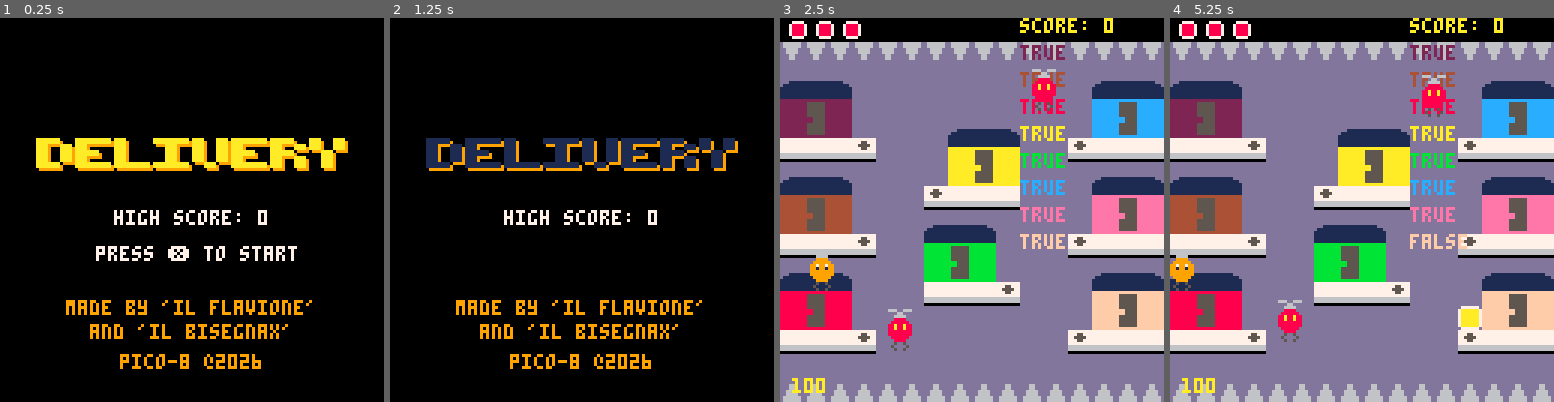
Above: before the commit, frames 1-4 (left to right).
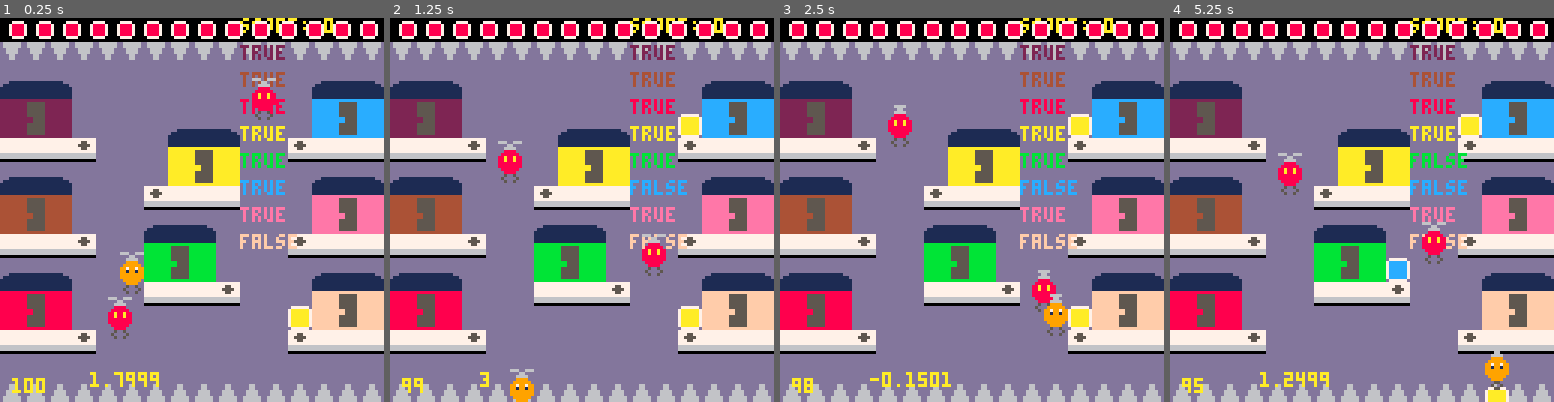
Above: after the commit, the same moments.

Repository: FlavioIero/Delivery
Game: PICO-8 cartridge atari.p8
Same seed, same stepped clock (60 frames per second), same inputs: the game is played once before the commit and once after it.
Inputs:
- Up to frame 1 (0.25 s): no input
- Up to frame 2 (1.25 s): tap X (X key) at 0.33, 1.07 s; tap O (Z key) at 0.7 s
- Up to frame 3 (2.5 s): hold Right 1.6-2.1 s; tap O (Z key) at 1.7, 2.1 s; tap X (X key) at 1.85 s; hold Up 2.15-2.42 s; hold Right from 2.47 s (still down)
- Up to frame 4 (5.25 s): tap O (Z key) every 0.4 s from 2.5 to 4.9 s; tap X (X key) at 2.97, 4.08, 5.2 s; release Right at 3.03 s; hold Left 3.08-3.58 s; hold Down 3.63-3.97 s; hold Right 4.02-4.68 s; hold Up 4.73-5.03 s; hold Left from 5.08 s (still down)

The runs differ from the first frame. In frame 1, 95% of the frame differs, in the area x 0-100%, y 0-100%; in frame 2, 95%; in frame 3, 6.1%; in frame 4, 6.7%.

Commit message:
movement flappy bird

Diff:
--- a/atari.p8
+++ b/atari.p8
@@ -8,7 +8,7 @@
 title = 1 -- 1 or 2
 
 -- var
-state = game_states.menu
+state = game_states.game
 gm = {}
 e = {}
 p = {}
@@ -242,7 +242,7 @@
 	p = player.new(player_sp)
 
 	-- game var
- game_start = 110 -- 110 is perfect!
+ game_start = 1 -- 110 is perfect!
  game_start_frm = 0
 
 	-- menu-var
@@ -446,6 +446,12 @@
 player.__index = player
 
 -- const
+local invincible = true
+local ignore_spikes = true
+local g = 0.35
+local jump_vel = -4
+local max_fall = 3
+
 local vel = 3
 local spd = 0
 local mov_frm = 0
@@ -458,16 +464,20 @@
 -- var
 local helix_dur = 2 -- each helix spr lasts 2 frm
 local claw_sprt = claw_sprts.unhooked
+local vel_y
+local o_vel_y
 -- base
 
 function reset_var_player()
 	helix_dur = 2
 	claw_sprt = claw_sprts.unhooked
+	vel_y = -1
+	o_vel_y = -2
 end
 
 function player.new(pos)
 	reset_var_player()
-	return setmetatable({pos=pos,sprt=sprt,hooked=false,box=nil,h_sprt=sprt_helix[1],h_sprt_i=1,h_timer=0},player)
+	return setmetatable({pos=pos,sprt=sprt,hooked=false,box=nil,h_sprt=sprt_helix[1],h_sprt_i=1,h_timer=0,o_y=pos.y},player)
 end
 
 function player:update()
@@ -478,6 +488,8 @@
 	end
 	self:update_anim()
 	self:handle_input()
+	self:clamp()
+	self:apply_gravity()
 	self:check_collisions()
 end
 
@@ -492,6 +504,8 @@
 
 -- temp
 function player:handle_input()
+	self.o_y = self.pos.y
+	o_vel_y = vel_y
 	local lx = self.pos.x
 	local ly = self.pos.y
 	local x = self.pos.x
@@ -515,10 +529,12 @@
  end
 
 
-	if btn(⬇️) then
-		y += vel end
-	if btn(⬆️) then
-		y -= vel end
+	--if btn(⬇️) then
+		--y += vel end
+	if btnp(⬆️) then
+ 	vel_y = jump_vel
+	end
+	y += vel_y
 
 	self:move(vector2.new(x,y))
 	while self:platforms_collide() and zy ~= 0 do
@@ -534,6 +550,13 @@
 		self:try_hook() end
 end
 
+function player:apply_gravity()
+	vel_y += g
+
+ if vel_y > max_fall then
+  vel_y = max_fall end
+end
+
 -- temp
 function player:shift(s)
 	self.pos = self.pos+s
@@ -547,23 +570,32 @@
 	 self.box.pos = p+vector2.new(0,10) end
 end
 
-function player:check_collisions()
-	if self.pos.y <= kz[1] or self.pos.y >= kz[2] then
-		self:hit_spikes()
-		return
-	end
+function player:clamp()
 	if self.pos.x > 120 then
 		self:move(vector2.new(120,self.pos.y))
 	elseif self.pos.x < 0 then
 		self:move(vector2.new(0,self.pos.y))
 	end
-
-	-- check other solid collisions
-
-	for k,v in pairs(e) do
-		if collide_circle(self.pos.x,self.pos.y,p_r,v.x,v.y,e_r) then
-		 self:hit_enemy()
-		 return
+	if self.pos.y > 120 then
+		self:move(vector2.new(self.pos.x,120))
+	elseif self.pos.y < 8 then
+		self:move(vector2.new(self.pos.x,8))
+	end
+end
+
+function player:check_collisions()
+	if not invincible and not ignore_spikes then
+		if self.pos.y <= kz[1] or self.pos.y >= kz[2] then
+			self:hit_spikes()
+			return
+		end
+	end
+	if not invincible then
+		for k,v in pairs(e) do
+			if collide_circle(self.pos.x,self.pos.y,p_r,v.x,v.y,e_r) then
+			 self:hit_enemy()
+			 return
+			end
 		end
 	end
 end
@@ -594,6 +626,7 @@
 end
 
 function player:draw()
+	print(vel_y,30,118,10)
 	spr(self.sprt,self.pos.x,self.pos.y)
 	spr(claw_sprt,self.pos.x,self.pos.y+8)
 	spr(self.h_sprt,self.pos.x,self.pos.y-8)
@@ -832,11 +865,11 @@
 
 -- can change
 -- default player_sp = 8,32
-player_sp = vector2.new(10,80) -- player spawn point
+player_sp = vector2.new(40,80) -- player spawn point
 p_r = 3.5 -- player hb range
 e_r = 3.5 -- enemy hb range
 game_timer = 100
-max_hp = 3
+max_hp = 1000 -- 3
 
 -->8
 -- game_manager --
